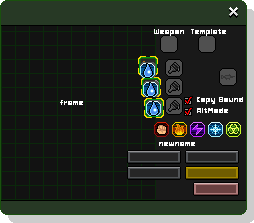
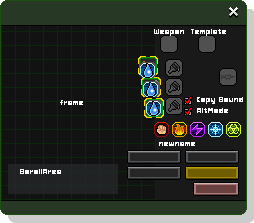
Layered file, before and after one edit (254 x 223). Changes by layer:
added layer "ScrollArea" above "palette" over (8, 164, 118, 194)
